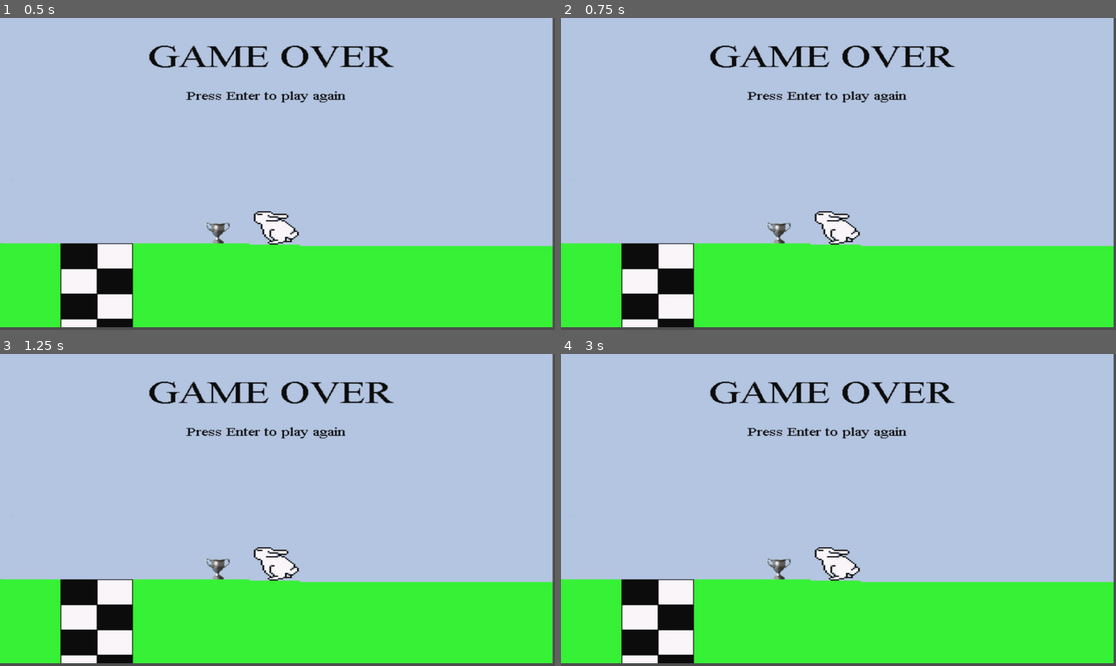
Above: before the commit, frames 1-4 (two rows, left to right).
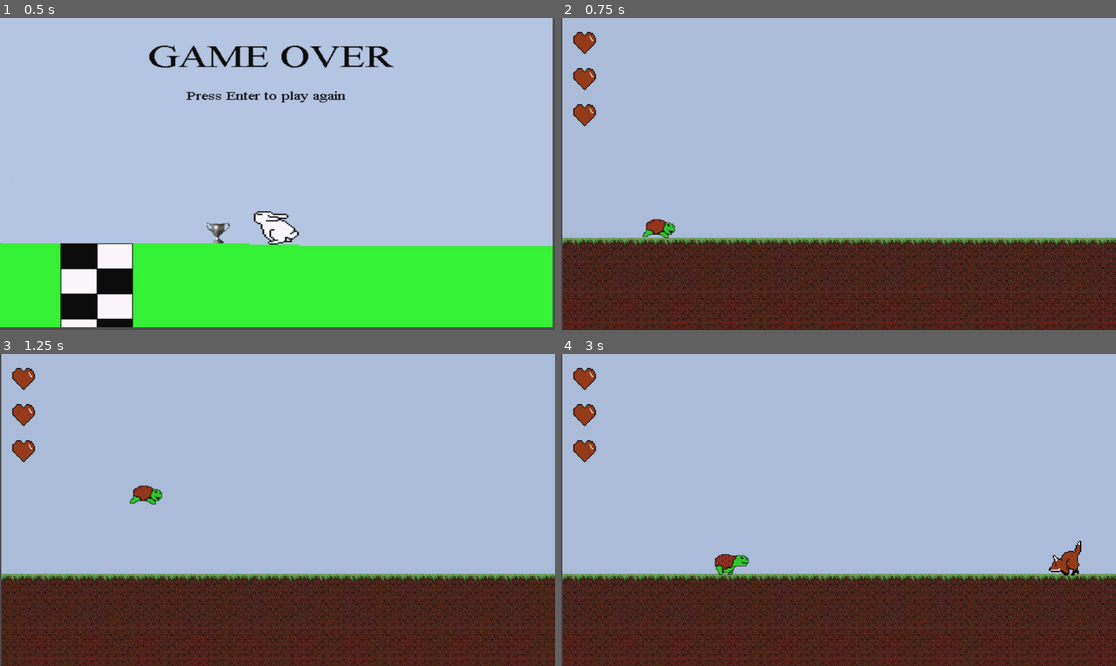
Above: after the commit, the same moments.

Repository: emptysea/HareRevengeRemake
Game: Godot game, scene res://Scenes/GameOver.tscn
Two runs of this game, one before a commit and one after it. Both use one fixed random seed, a clock stepped at 60 frames per second and the inputs below. This scene is started directly instead of the project's main scene.
Inputs:
- Up to frame 1 (0.5 s): no input
- Up to frame 2 (0.75 s): tap Enter (ui_accept) at 0.5, 0.6 s; hold Right (ui_right) from 0.53 s (still down)
- Up to frame 3 (1.25 s): keep holding Right (ui_right); tap Up (Jump) at 0.77 s
- Up to frame 4 (3 s): tap Space (Shoot) at 1.35 s; tap Up (Jump) at 1.52 s; tap Enter (ui_accept) at 1.55, 2.1, 2.85 s; release Right (ui_right) at 2.03 s; hold Left (ui_left) 2.03-2.78 s; hold Right (ui_right) from 2.78 s (still down)

Frame 1 is identical in both runs. In frame 2, 33% of the frame differs, in the area x 0-100%, y 0-100%; in frame 3, 33%; in frame 4, 34%.

Commit message:
Imported all splash screens.  Need to set architecture to accomodate them now.

Diff:
--- a/Scenes/Game.tscn
+++ b/Scenes/Game.tscn
@@ -8,4 +8,7 @@
 
 [node name="Life" parent="." instance=ExtResource("2_gl6un")]
 
+[node name="SplashTimer" type="Timer" parent="."]
+
 [connection signal="game_over" from="Life" to="." method="_on_life_game_over"]
+[connection signal="timeout" from="SplashTimer" to="." method="_on_splash_timer_timeout"]
--- a/Scenes/Level1.tscn
+++ b/Scenes/Level1.tscn
@@ -7,7 +7,6 @@
 [ext_resource type="PackedScene" uid="uid://cyo55g0fbcj56" path="res://Scenes/fox.tscn" id="4_slnnj"]
 [ext_resource type="PackedScene" uid="uid://baa6l58h4fhvu" path="res://Scenes/start_world_border.tscn" id="6_t3or0"]
 [ext_resource type="PackedScene" uid="uid://b8jsvonmyowh7" path="res://Scenes/kill_zone.tscn" id="7_ysn8j"]
-[ext_resource type="AudioStream" uid="uid://ctpp1j4dai7rp" path="res://Music/TurtleTheme.mp3" id="8_6ll4n"]
 
 [sub_resource type="TileSetAtlasSource" id="TileSetAtlasSource_2llne"]
 texture = ExtResource("1_2llne")
@@ -77,9 +76,5 @@
 position = Vector2(1338, 214)
 collision_mask = 10
 
-[node name="AudioStreamPlayer" type="AudioStreamPlayer" parent="."]
-stream = ExtResource("8_6ll4n")
-autoplay = true
-
 [connection signal="screen_exited" from="Fox/VisibleOnScreenNotifier2D" to="." method="_on_visible_on_screen_notifier_2d_screen_exited"]
 [connection signal="timeout" from="FoxTimer" to="." method="_on_fox_timer_timeout"]
--- /dev/null
+++ b/Scenes/Level2_music.tscn
@@ -0,0 +1,7 @@
+[gd_scene load_steps=2 format=3 uid="uid://dsymcc6ixxf4v"]
+
+[ext_resource type="AudioStream" uid="uid://mohfju5g6i5t" path="res://Music/Bridge.mp3" id="1_ngytg"]
+
+[node name="AudioStreamPlayer" type="AudioStreamPlayer"]
+stream = ExtResource("1_ngytg")
+autoplay = true
--- /dev/null
+++ b/Scenes/Level3_intro.tscn
@@ -0,0 +1,12 @@
+[gd_scene load_steps=2 format=3 uid="uid://cpad25lh3ud1i"]
+
+[ext_resource type="Texture2D" uid="uid://fplg5se6rahr" path="res://Images/Level3_Intro.jpg" id="1_xcqd8"]
+
+[node name="Node" type="Node"]
+
+[node name="CanvasLayer" type="CanvasLayer" parent="."]
+
+[node name="TextureRect" type="TextureRect" parent="CanvasLayer"]
+offset_right = 1152.0
+offset_bottom = 648.0
+texture = ExtResource("1_xcqd8")
--- /dev/null
+++ b/Scenes/Level3_music.tscn
@@ -0,0 +1,7 @@
+[gd_scene load_steps=2 format=3 uid="uid://6mihahjdhrhr"]
+
+[ext_resource type="AudioStream" uid="uid://cwtlnoiraax2k" path="res://Music/Rabbit.mp3" id="1_prmut"]
+
+[node name="AudioStreamPlayer" type="AudioStreamPlayer"]
+stream = ExtResource("1_prmut")
+autoplay = true
--- a/Scenes/game_over.gd
+++ b/Scenes/game_over.gd
@@ -8,4 +8,8 @@
 # Called every frame. 'delta' is the elapsed time since the previous frame.
 func _process(_delta: float) -> void:
 	if Input.is_action_just_pressed("ui_accept"):
-		get_tree().reload_current_scene()
+		print ("Reloading scene...")
+		var game = load("res://Scenes/Game.tscn")
+		var gameinstance = game.instantiate()
+		get_tree().root.add_child(gameinstance)
+		queue_free()
--- /dev/null
+++ b/Scenes/level1_intro.tscn
@@ -0,0 +1,12 @@
+[gd_scene load_steps=2 format=3 uid="uid://ca38sy2i7bpkc"]
+
+[ext_resource type="Texture2D" uid="uid://bev0ivptufeld" path="res://Images/Level_Intro.jpg" id="1_5unum"]
+
+[node name="Node" type="Node"]
+
+[node name="CanvasLayer" type="CanvasLayer" parent="."]
+
+[node name="TextureRect" type="TextureRect" parent="CanvasLayer"]
+offset_right = 1152.0
+offset_bottom = 648.0
+texture = ExtResource("1_5unum")
--- a/Scenes/level2.tscn
+++ b/Scenes/level2.tscn
@@ -6,7 +6,6 @@
 [ext_resource type="PackedScene" uid="uid://baa6l58h4fhvu" path="res://Scenes/start_world_border.tscn" id="4_dlanv"]
 [ext_resource type="PackedScene" uid="uid://df2t7fs2mqkb1" path="res://Scenes/end_world_border.tscn" id="4_onqnr"]
 [ext_resource type="PackedScene" uid="uid://b8jsvonmyowh7" path="res://Scenes/kill_zone.tscn" id="6_styii"]
-[ext_resource type="AudioStream" uid="uid://mohfju5g6i5t" path="res://Music/Bridge.mp3" id="7_lgosu"]
 
 [sub_resource type="TileSetAtlasSource" id="TileSetAtlasSource_ckivy"]
 texture = ExtResource("1_cmmbj")
@@ -70,7 +69,3 @@
 [node name="KillZone" parent="." instance=ExtResource("6_styii")]
 position = Vector2(1338, 214)
 collision_mask = 10
-
-[node name="AudioStreamPlayer" type="AudioStreamPlayer" parent="."]
-stream = ExtResource("7_lgosu")
-autoplay = true
--- /dev/null
+++ b/Scenes/level2_intro.tscn
@@ -0,0 +1,12 @@
+[gd_scene load_steps=2 format=3 uid="uid://dt7rxadu0pa4n"]
+
+[ext_resource type="Texture2D" uid="uid://pqt1c0olj4j6" path="res://Images/Level2_Intro.jpg" id="1_ocp5p"]
+
+[node name="Node" type="Node"]
+
+[node name="CanvasLayer" type="CanvasLayer" parent="."]
+
+[node name="TextureRect" type="TextureRect" parent="CanvasLayer"]
+offset_right = 1153.0
+offset_bottom = 647.0
+texture = ExtResource("1_ocp5p")
--- a/Scenes/level3.tscn
+++ b/Scenes/level3.tscn
@@ -1,10 +1,9 @@
-[gd_scene load_steps=8 format=4 uid="uid://h5g7pw1lirah"]
+[gd_scene load_steps=7 format=4 uid="uid://h5g7pw1lirah"]
 
 [ext_resource type="Texture2D" uid="uid://ow5l2r6hbcb5" path="res://Sprites/MyTiles.bmp" id="1_6o2xc"]
 [ext_resource type="PackedScene" uid="uid://dfccrismwjnn0" path="res://Scenes/turtle.tscn" id="2_petmu"]
 [ext_resource type="PackedScene" uid="uid://baa6l58h4fhvu" path="res://Scenes/start_world_border.tscn" id="3_d77hw"]
 [ext_resource type="PackedScene" uid="uid://df2t7fs2mqkb1" path="res://Scenes/end_world_border.tscn" id="4_jaajx"]
-[ext_resource type="AudioStream" uid="uid://cwtlnoiraax2k" path="res://Music/Rabbit.mp3" id="5_jaajx"]
 
 [sub_resource type="TileSetAtlasSource" id="TileSetAtlasSource_petmu"]
 texture = ExtResource("1_6o2xc")
@@ -57,7 +56,3 @@
 
 [node name="EndWorldBorder" parent="." instance=ExtResource("4_jaajx")]
 position = Vector2(1152, 0)
-
-[node name="AudioStreamPlayer" type="AudioStreamPlayer" parent="."]
-stream = ExtResource("5_jaajx")
-autoplay = true
--- /dev/null
+++ b/Scenes/level_1_music.tscn
@@ -0,0 +1,7 @@
+[gd_scene load_steps=2 format=3 uid="uid://c1dwxy8sq1n4l"]
+
+[ext_resource type="AudioStream" uid="uid://ctpp1j4dai7rp" path="res://Music/TurtleTheme.mp3" id="1_4dyn1"]
+
+[node name="Level1_Music" type="AudioStreamPlayer"]
+stream = ExtResource("1_4dyn1")
+autoplay = true
--- a/Scripts/game.gd
+++ b/Scripts/game.gd
@@ -4,73 +4,101 @@
 @onready var curLevel = 1
 @onready var health = 3
 var cur_level_instance = ""
+var cur_music = ""
 
 
 # Called when the node enters the scene tree for the first time.
 func _ready() -> void:
 	var level1 = load("res://Scenes/Level1.tscn")
+	var level1_music = load("res://Scenes/level_1_music.tscn")
 	cur_level_instance = level1.instantiate()
+	cur_music = level1_music.instantiate()
 	var nextLevel = cur_level_instance.get_node("ToNext")
 	var player = cur_level_instance.get_node("Turtle")
 	var killzone = cur_level_instance.get_node("KillZone")
 
-	nextLevel.connect("next_level",next_level)
+	nextLevel.connect("next_level",changeLevels)
 	player.connect("took_damage", took_damage)
 	killzone.connect("kill_player", took_damage)
 	add_child(cur_level_instance)
+	add_child(cur_music)
 
 # Called every frame. 'delta' is the elapsed time since the previous frame.
 func _process(delta: float) -> void:
-	#Level manager
-	if curLevel == 1:
-		pass
-	elif curLevel == 2:
-		pass
-	elif curLevel == 3:
-		pass
+	pass
 
 func changeLevels() -> void:
 	print ("Changing to next level...")
 	var nextLevel = ""
 	var nextLevel_inst = ""
+	var nextMusic = ""
+	var nextMusicInst = ""
 	var ToNextEP = ""
 
-	if curLevel == 1:
-		curLevel = 2
-		nextLevel = load("res://Scenes/level2.tscn")
-		cur_level_instance.queue_free()
-		nextLevel_inst = nextLevel.instantiate()
-		ToNextEP = nextLevel_inst.get_node("ToNext")
-		ToNextEP.connect("next_level",next_level)
-		var killzone = nextLevel_inst.get_node("KillZone")
-		killzone.connect("kill_player", took_damage)
+	match curLevel:
+		1:
+			curLevel = 2
+			nextLevel = load("res://Scenes/level2.tscn")
+			nextMusic = load("res://Scenes/Level2_music.tscn")
+			cur_level_instance.queue_free()
+			cur_music.queue_free()
+			nextLevel_inst = nextLevel.instantiate()
+			nextMusicInst = nextMusic.instantiate()
+			ToNextEP = nextLevel_inst.get_node("ToNext")
+			ToNextEP.connect("next_level",changeLevels)
 
+			var killzone = nextLevel_inst.get_node("KillZone")
+			killzone.connect("kill_player", took_damage)
+		2:
+			curLevel = 3
+			nextLevel = load("res://Scenes/level3.tscn")
+			nextMusic = load("res://Scenes/Level3_music.tscn")
+			cur_level_instance.queue_free()
+			cur_music.queue_free()
+			nextLevel_inst = nextLevel.instantiate()
+			nextMusicInst = nextMusic.instantiate()
+		3:
+			pass
+		_:
+			print ("Unknown level state.  Ending game.")
+			queue_free()
 
-	elif curLevel == 2:
-		curLevel = 3
-		nextLevel = load("res://Scenes/level3.tscn")
-		cur_level_instance.queue_free()
-		nextLevel_inst = nextLevel.instantiate()
 	var player = nextLevel_inst.get_node("Turtle")
 	player.connect("took_damage", took_damage)
 	cur_level_instance = nextLevel_inst
+	cur_music = nextMusicInst
 	call_deferred("add_child",nextLevel_inst)
-
-func next_level():
-	print ("Triggered!")
-	changeLevels();
-
-	pass # Replace with function body.
+	call_deferred("add_child",nextMusicInst)
 
 func took_damage(damage: int) -> void:
 	print ("Damage to take = " + str(damage))
 	$Life.take_damage(damage)
 	pass
 
-
 func _on_life_game_over() -> void:
 	#Load our game over scene, and quit the current one.
 	$Life.queue_free()
 	cur_level_instance.queue_free()
+	cur_music.queue_free()
 	var game_over_scene = load("res://Scenes/GameOver.tscn").instantiate()
 	add_child(game_over_scene)
+
+func changeToLevel(toNextLevel: int) -> void:
+	match toNextLevel:
+		1:
+			curLevel = 1
+			var level1 = load("res://Scenes/Level1.tscn")
+			cur_level_instance = level1.instantiate()
+
+			var nextLevel = cur_level_instance.get_node("ToNext")
+			var player = cur_level_instance.get_node("Turtle")
+			var killzone = cur_level_instance.get_node("KillZone")
+
+			nextLevel.connect("next_level",changeLevels)
+			player.connect("took_damage", took_damage)
+			killzone.connect("kill_player", took_damage)
+			add_child(cur_level_instance)
+		2:
+			pass
+		3:
+			pass
Binary file added: Images/Level2_Intro.jpg
Not shown, added: Images/Level2_Intro.jpg.import
Binary file added: Images/Level3_Intro.jpg
Not shown, added: Images/Level3_Intro.jpg.import
Binary file added: Images/Level_Intro.jpg
Not shown, added: Images/Level_Intro.jpg.import
Not shown: 1 places in Scenes/Level1.tscn that only renumber resources
Not shown: 1 places in Scenes/level2.tscn that only renumber resources
